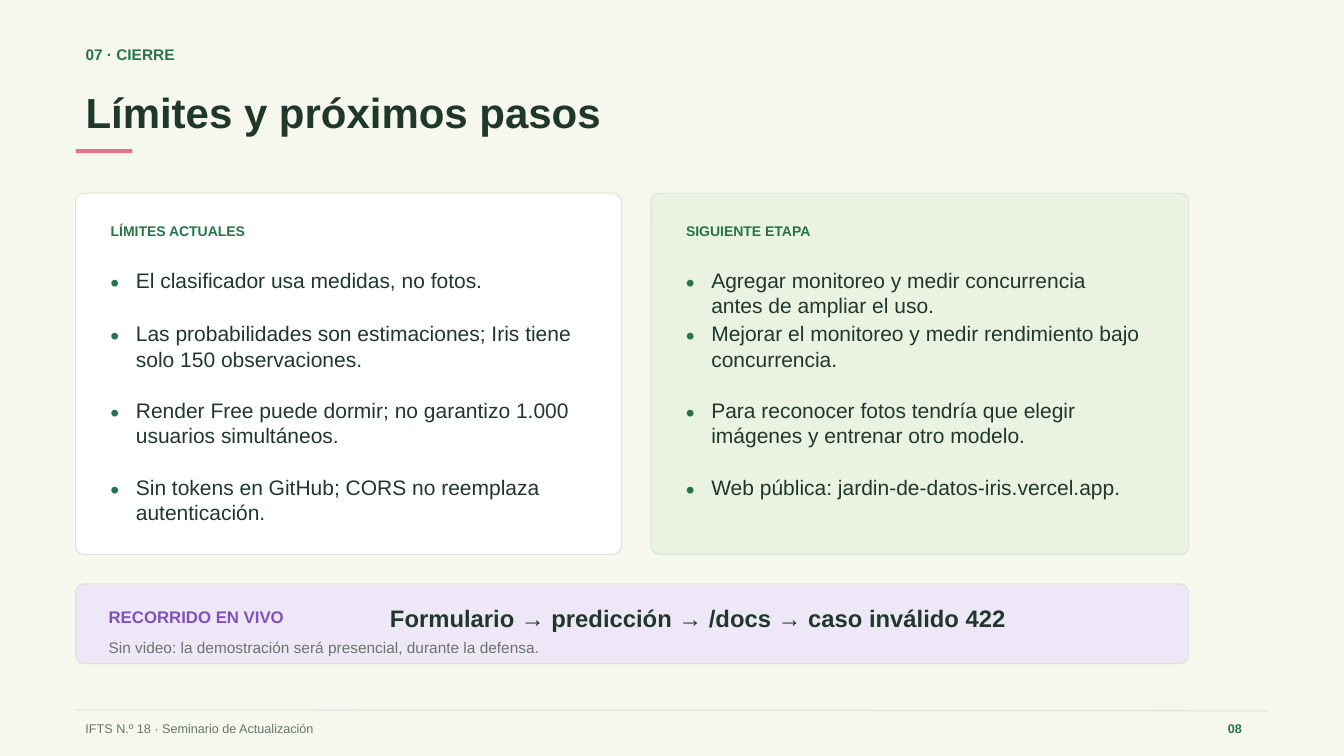
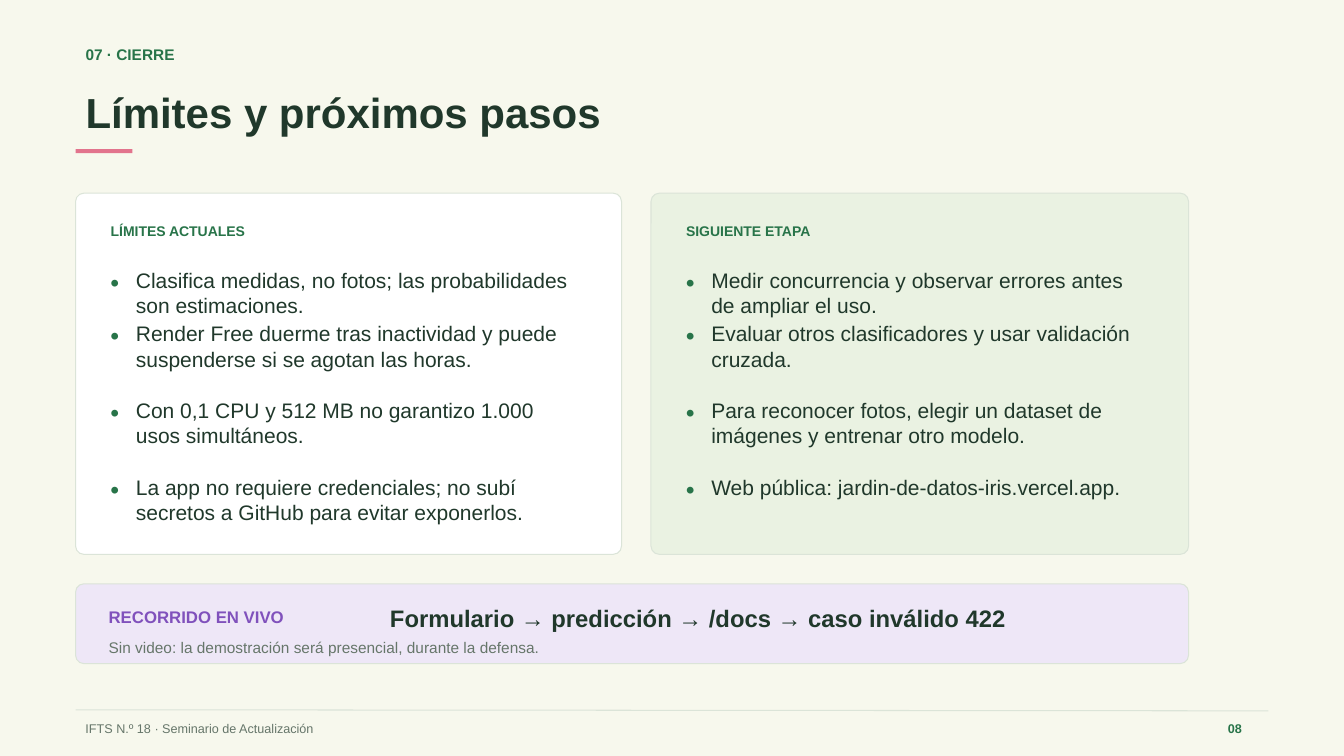
Before and after one commit to griseldablanco78-blip/Seminario2026, a slide deck: slide 8 of Clase 13/TP_Final/TPF_Blanco_Griselda.pptx. Drawn at 1344x756 pixels with LibreOffice and Linux fonts; fonts in the diff are those of the drawing. Boxes give left, top, right and bottom in pixels: in the first picture for what was removed or moved away, otherwise in the second. Text is boxed around its words. In the diff, an @@ line names an element or a change of style, - is before the commit and + after.

```diff
--- a/Clase 13/TP_Final/TPF_Blanco_Griselda.pptx
+++ b/Clase 13/TP_Final/TPF_Blanco_Griselda.pptx
@@ text at (x1=136, y1=272, x2=567, y2=314): text changed @@
-El clasificador usa medidas, no fotos.
+Clasifica medidas, no fotos; las probabilidades son estimaciones.
@@ text at (x1=711, y1=272, x2=1123, y2=318): text changed @@
-Agregar monitoreo y medir concurrencia antes de ampliar el uso.
+Medir concurrencia y observar errores antes de ampliar el uso.
@@ text at (x1=136, y1=325, x2=556, y2=371): text changed @@
-Las probabilidades son estimaciones; Iris tiene solo 150 observaciones.
+Render Free duerme tras inactividad y puede suspenderse si se agotan las horas.
@@ text at (x1=711, y1=325, x2=1130, y2=367): text changed @@
-Mejorar el monitoreo y medir rendimiento bajo concurrencia.
+Evaluar otros clasificadores y usar validación cruzada.
@@ text at (x1=136, y1=402, x2=534, y2=444): text changed @@
-Render Free puede dormir; no garantizo 1.000 usuarios simultáneos.
+Con 0,1 CPU y 512 MB no garantizo 1.000 usos simultáneos.
@@ text at (x1=711, y1=402, x2=1102, y2=448): text changed @@
-Para reconocer fotos tendría que elegir imágenes y entrenar otro modelo.
+Para reconocer fotos, elegir un dataset de imágenes y entrenar otro modelo.
@@ text at (x1=136, y1=479, x2=522, y2=524): text changed @@
-Sin tokens en GitHub; CORS no reemplaza autenticación.
+La app no requiere credenciales; no subí secretos a GitHub para evitar exponerlos.
```
Also in this commit, not shown: 1 other slide changed.
